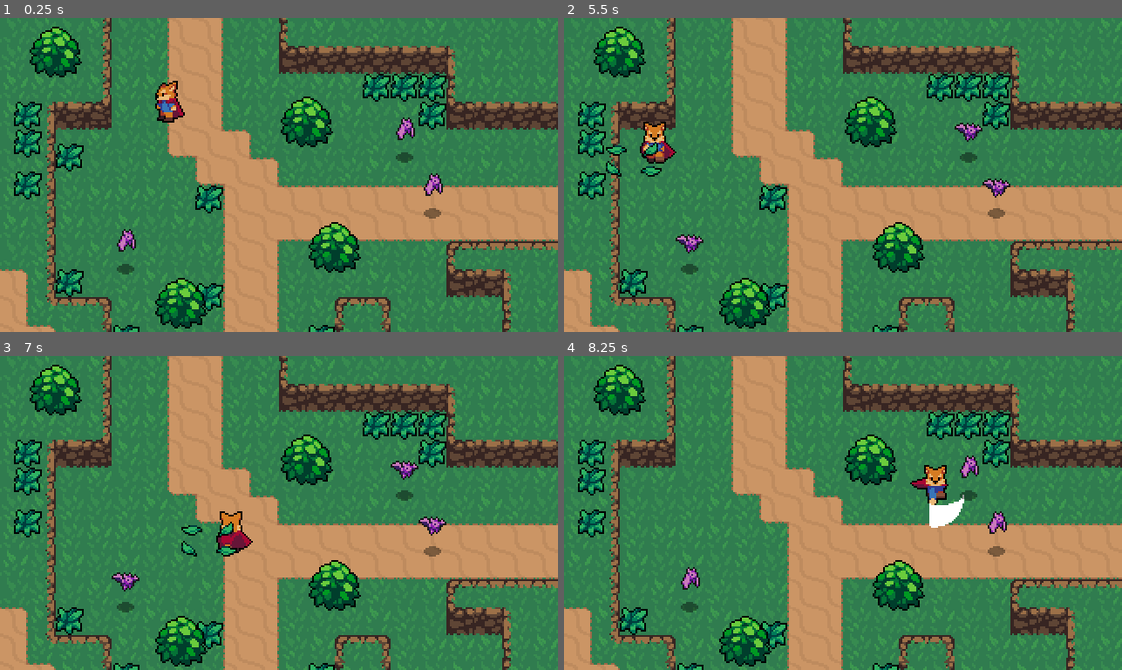
Above: before the commit, frames 1-4 (two rows, left to right).
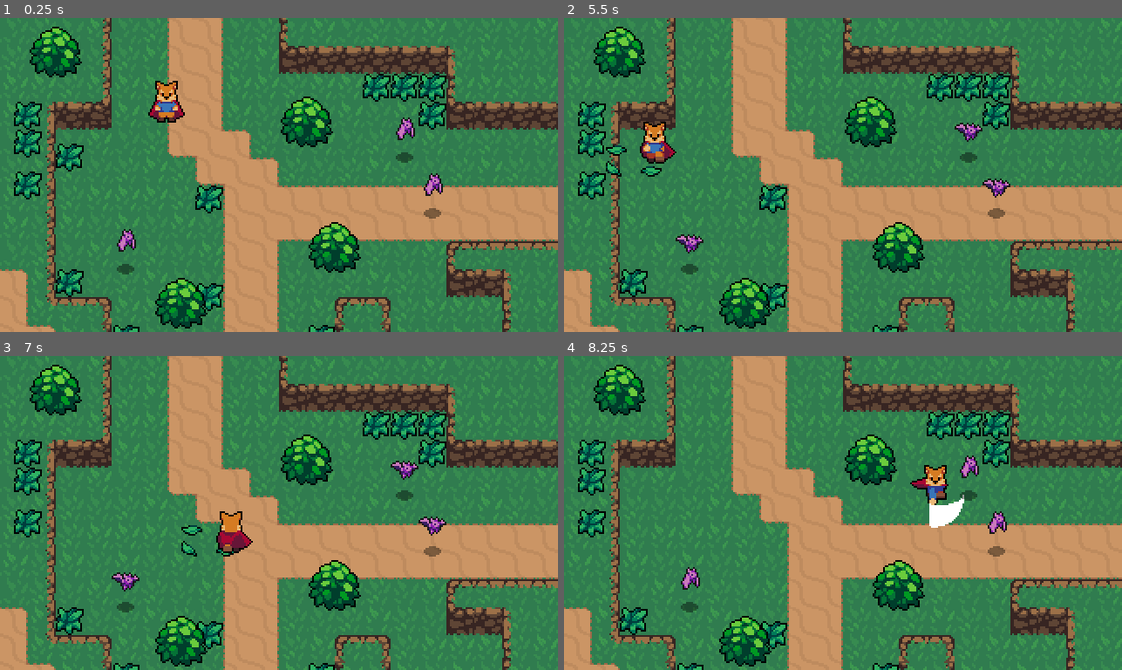
Above: after the commit, the same moments.

Repository: CaelRowley/dungeon-crawler
Game: Godot game, scene res://World.tscn
Two runs of this game, one before a commit and one after it. Both use one fixed random seed, a clock stepped at 60 frames per second and the inputs below.
Inputs (mouse positions are in pixels of both pictures, inside the frame that each line leads up to):
- Up to frame 1 (0.25 s): no input
- Up to frame 2 (5.5 s): move the mouse to (965, 159) at 0.52 s; hold Right (ui_right) 0.53-1.28 s; click (965, 159) at 0.6 s; move the mouse to (731, 190) at 1.27 s; hold Down (ui_down) 1.28-2.03 s; tap Space (dodge) at 1.35, 2.85, 4.35 s; move the mouse to (898, 105) at 2.02 s; hold Right (ui_right) 2.03-2.78 s; click (898, 105) at 2.1 s; move the mouse to (815, 237) at 2.77 s; hold Up (ui_up) 2.78-3.53 s; move the mouse to (1010, 222) at 3.52 s; hold Left (ui_left) 3.53-5.03 s; click (1010, 222) at 3.6 s; move the mouse to (675, 127) at 4.27 s; move the mouse to (870, 175) at 5.02 s; hold Down (ui_down) from 5.03 s (still down); click (870, 175) at 5.1 s
- Up to frame 3 (7 s): move the mouse to (195, 434) at 5.77 s; release Down (ui_down) at 5.78 s; hold Right (ui_right) 5.78-6.53 s; tap Space (dodge) at 5.85 s; move the mouse to (401, 497) at 6.52 s; hold Up (ui_up) from 6.53 s (still down); click (401, 497) at 6.6 s
- Up to frame 4 (8.25 s): move the mouse to (731, 528) at 7.27 s; release Up (ui_up) at 7.28 s; hold Right (ui_right) 7.28-8.03 s; tap Space (dodge) at 7.35 s; move the mouse to (898, 443) at 8.02 s; hold Down (ui_down) from 8.03 s (still down); click (898, 443) at 8.1 s

The runs differ from the first frame. In frame 1, 0.3% of the frame differs, in the area x 26-33%, y 20-34%; in frame 2, less than 0.1%; in frame 3, 0.1%; in frame 4, nothing differs.

Commit message:
feat: add death animation for bats

Diff:
--- /dev/null
+++ b/src/Effects/BatEffect.tscn
@@ -0,0 +1,58 @@
+[gd_scene load_steps=14 format=2]
+
+[ext_resource path="res://Effects/EnemyDeathEffect.png" type="Texture" id=1]
+[ext_resource path="res://Effects/Effect.gd" type="Script" id=2]
+
+[sub_resource type="AtlasTexture" id=1]
+atlas = ExtResource( 1 )
+region = Rect2( 0, 0, 32, 32 )
+
+[sub_resource type="AtlasTexture" id=2]
+atlas = ExtResource( 1 )
+region = Rect2( 32, 0, 32, 32 )
+
+[sub_resource type="AtlasTexture" id=3]
+atlas = ExtResource( 1 )
+region = Rect2( 64, 0, 32, 32 )
+
+[sub_resource type="AtlasTexture" id=4]
+atlas = ExtResource( 1 )
+region = Rect2( 96, 0, 32, 32 )
+
+[sub_resource type="AtlasTexture" id=5]
+atlas = ExtResource( 1 )
+region = Rect2( 128, 0, 32, 32 )
+
+[sub_resource type="AtlasTexture" id=6]
+atlas = ExtResource( 1 )
+region = Rect2( 160, 0, 32, 32 )
+
+[sub_resource type="AtlasTexture" id=7]
+atlas = ExtResource( 1 )
+region = Rect2( 192, 0, 32, 32 )
+
+[sub_resource type="AtlasTexture" id=8]
+atlas = ExtResource( 1 )
+region = Rect2( 224, 0, 32, 32 )
+
+[sub_resource type="AtlasTexture" id=9]
+atlas = ExtResource( 1 )
+region = Rect2( 256, 0, 32, 32 )
+
+[sub_resource type="AtlasTexture" id=10]
+atlas = ExtResource( 1 )
+region = Rect2( 288, 0, 32, 32 )
+
+[sub_resource type="SpriteFrames" id=11]
+animations = [ {
+"frames": [ SubResource( 1 ), SubResource( 2 ), SubResource( 3 ), SubResource( 4 ), SubResource( 5 ), SubResource( 6 ), SubResource( 7 ), SubResource( 8 ), SubResource( 9 ), SubResource( 10 ) ],
+"loop": true,
+"name": "Animate",
+"speed": 15.0
+} ]
+
+[node name="BatEffect" type="AnimatedSprite"]
+frames = SubResource( 11 )
+animation = "Animate"
+offset = Vector2( 0, -8 )
+script = ExtResource( 2 )
--- /dev/null
+++ b/src/Effects/Effect.gd
@@ -0,0 +1,10 @@
+extends AnimatedSprite
+
+func _ready():
+	connect("animation_finished", self, "onAnimationFinished")
+	frame = 0
+	play("Animate")
+
+
+func onAnimationFinished():
+	queue_free()
--- a/src/Effects/GrassAnimation.gd
+++ /dev/null
@@ -1,11 +0,0 @@
-extends Node2D
-
-onready var animatedSprite = $AnimatedSprite
-
-func _ready():
-	animatedSprite.frame = 0
-	animatedSprite.play("Animate")
-
-
-func _on_AnimatedSprite_animation_finished():
-	queue_free()
--- a/src/Effects/GrassAnimation.tscn
+++ b/src/Effects/GrassEffect.tscn
@@ -1,7 +1,7 @@
 [gd_scene load_steps=9 format=2]
 
 [ext_resource path="res://Effects/GrassAnimation.png" type="Texture" id=1]
-[ext_resource path="res://Effects/GrassAnimation.gd" type="Script" id=2]
+[ext_resource path="res://Effects/Effect.gd" type="Script" id=2]
 
 [sub_resource type="AtlasTexture" id=1]
 atlas = ExtResource( 1 )
@@ -26,18 +26,14 @@
 [sub_resource type="SpriteFrames" id=6]
 animations = [ {
 "frames": [ SubResource( 1 ), SubResource( 2 ), SubResource( 3 ), SubResource( 4 ), SubResource( 5 ) ],
-"loop": false,
+"loop": true,
 "name": "Animate",
 "speed": 15.0
 } ]
 
-[node name="GrassAnimation" type="Node2D"]
-script = ExtResource( 2 )
-
-[node name="AnimatedSprite" type="AnimatedSprite" parent="."]
+[node name="GrassEffect" type="AnimatedSprite"]
 frames = SubResource( 6 )
 animation = "Animate"
-frame = 4
 centered = false
 offset = Vector2( -8, -8 )
-[connection signal="animation_finished" from="AnimatedSprite" to="." method="_on_AnimatedSprite_animation_finished"]
+script = ExtResource( 2 )
--- a/src/Enemies/Bat.gd
+++ b/src/Enemies/Bat.gd
@@ -1,4 +1,6 @@
 extends KinematicBody2D
+
+const BatEffect = preload("res://Effects/BatEffect.tscn")
 
 const FRICTION = 200
 
@@ -15,4 +17,7 @@
 	knockback = collider.knockbackVector * 120
 
 func _on_Stats_noHealth():
+	var batEffect = BatEffect.instance()
+	get_parent().add_child(batEffect)
+	batEffect.global_position = global_position
 	queue_free()
--- a/src/Player/Player.gd
+++ b/src/Player/Player.gd
@@ -7,7 +7,7 @@
 }
 var state = RUN
 var velocity = Vector2.ZERO
-var rollVector = Vector2.LEFT
+var rollVector = Vector2.DOWN
 
 const MAX_SPEED = 100
 const ACCELERATION = 400
--- a/src/Player/Player.tscn
+++ b/src/Player/Player.tscn
@@ -686,10 +686,10 @@
 tree_root = SubResource( 44 )
 anim_player = NodePath("../AnimationPlayer")
 parameters/playback = SubResource( 45 )
-parameters/Attack/blend_position = Vector2( -0.00163937, -0.00862074 )
-parameters/Idle/blend_position = Vector2( 0, 0 )
-parameters/Roll/blend_position = Vector2( 0.267213, 0.104663 )
-parameters/Run/blend_position = Vector2( 0, 1.01 )
+parameters/Attack/blend_position = Vector2( 0, 1 )
+parameters/Idle/blend_position = Vector2( 0, 1 )
+parameters/Roll/blend_position = Vector2( 0, 1 )
+parameters/Run/blend_position = Vector2( 0, 1 )
 
 [node name="HitboxPivot" type="Position2D" parent="."]
 position = Vector2( 0, -4 )
--- a/src/World/Grass.gd
+++ b/src/World/Grass.gd
@@ -1,12 +1,11 @@
 extends Node2D
 
-var GrassAnimation = load("res://Effects/GrassAnimation.tscn")
+const GrassEffect = preload("res://Effects/GrassEffect.tscn")
 
 func createGrassEffect():
-	var grassAnimation = GrassAnimation.instance()
-	var world = get_tree().current_scene
-	world.add_child(grassAnimation)
-	grassAnimation.global_position = global_position
+	var grassEffect = GrassEffect.instance()
+	get_parent().add_child(grassEffect)
+	grassEffect.global_position = global_position
 	queue_free()
 
 
